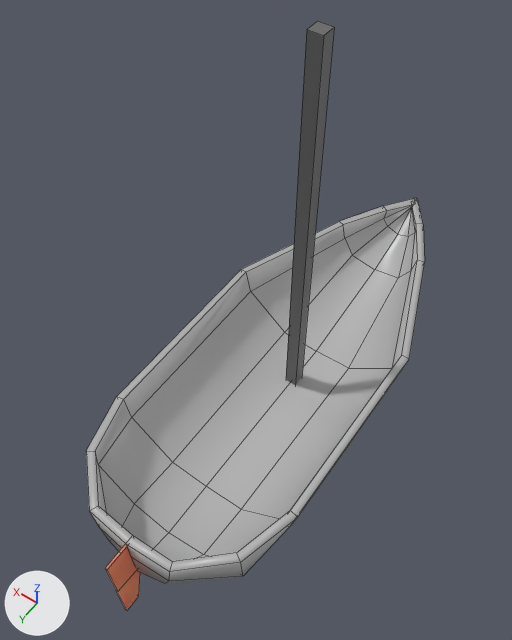
An edit to the Blender file boat/Art/Boat/Boat.blend, drawn before and after from the same camera.
The view is the same before and after, from a camera (50 mm lens) standing at (-1.78, 2.57, 5.56) and looking at (0.14, -0.11, 1.34). The axes (+X, +Y, +Z) are drawn at lower left. The lights are the same throughout. Mesh edges are drawn as thin lines.

Names of what the first picture shows: 'Hull', 'Mast', 'Rudder'.
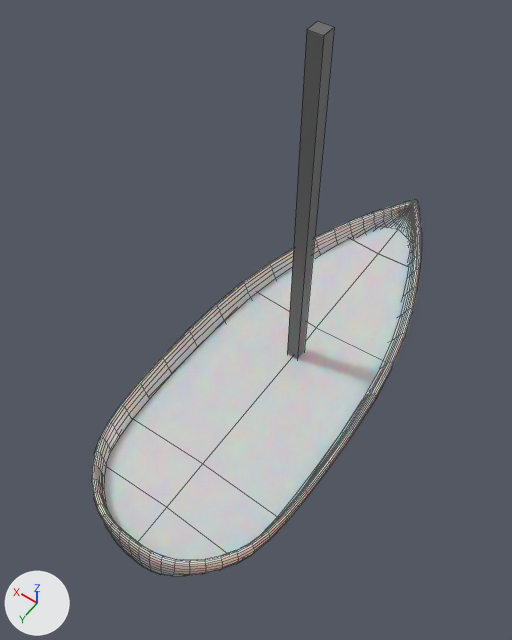
Pixel boxes (x1, y1, x2, y2) of what changed, in the pictures (512 x 640 px):
'Hull', recoloured, surface changed, modifiers changed: before (86, 198, 425, 584); after (92, 200, 422, 576)
'Plane', added: after (104, 224, 410, 560)
'Rudder', hidden: before (105, 544, 140, 610)

What changed in the scene script:
```text
Change mat_hull:
    mat_hull.base_color: (0.454, 0.454, 0.454) -> (0.647, 0.647, 0.647)  # grey #b4b4b4 -> light grey #d2d2d2
    mat_hull.roughness: 0.341 -> 0.25
    add mat_hull.subsurface_scale = 0.236
    add mat_hull.subsurface_weight = 1.0
    add mat_hull.specular_ior_level = 0.464
Add me_plane_002:
    me_plane_002.from_pydata([(0.0, -0.84, 0.0), (0.7, -0.87, 0.0), (0.0, 0.78, 0.0), (0.74, 0.79, 0.0), (0.0, 1.21, 0.0), (0.63, 1.22, 0.0), (0.0, 1.59, 0.0), (0.35, 1.52, 0.0), (0.0, -1.94, 0.0), (0.38, -1.96, 0.0), (0.0, -1.94, 0.0), (0.0, -2.34, 0.0), (0.23, -2.24, 0.0), (0.0, -2.5, 0.0), (0.21, -2.33, 0.0)], [], [(0, 1, 3, 2), (2, 3, 5, 4), (4, 5, 7, 6), (1, 0, 8, 9), (9, 10, 11, 12), (12, 11, 13, 14)])
    me_plane_002.materials.append(mat_hull)  # light grey #d2d2d2
Change ob_hull:
    add _m = ob_hull.modifiers.new('Subdivision', 'SUBSURF')
    add _m.levels = 2
    add _m.render_levels = 1
Change ob_rudder:
    add ob_rudder.hide_set(True)
Add ob_plane:
    ob_plane = bpy.data.objects.new('Plane', me_plane_002)
    ob_plane.location = (0.0, 0.0, 0.577)
    _m = ob_plane.modifiers.new('Mirror', 'MIRROR')
```
